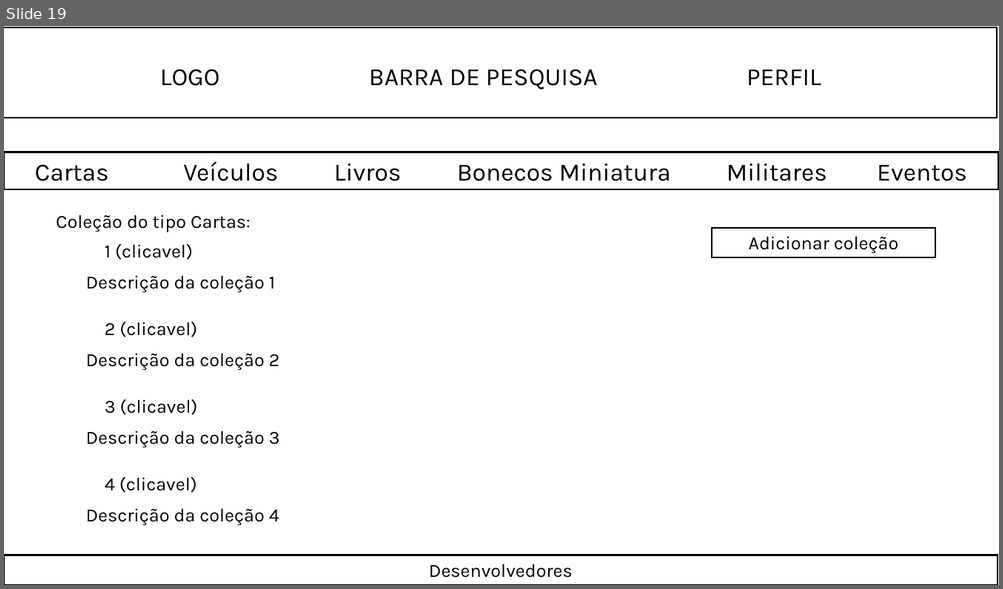
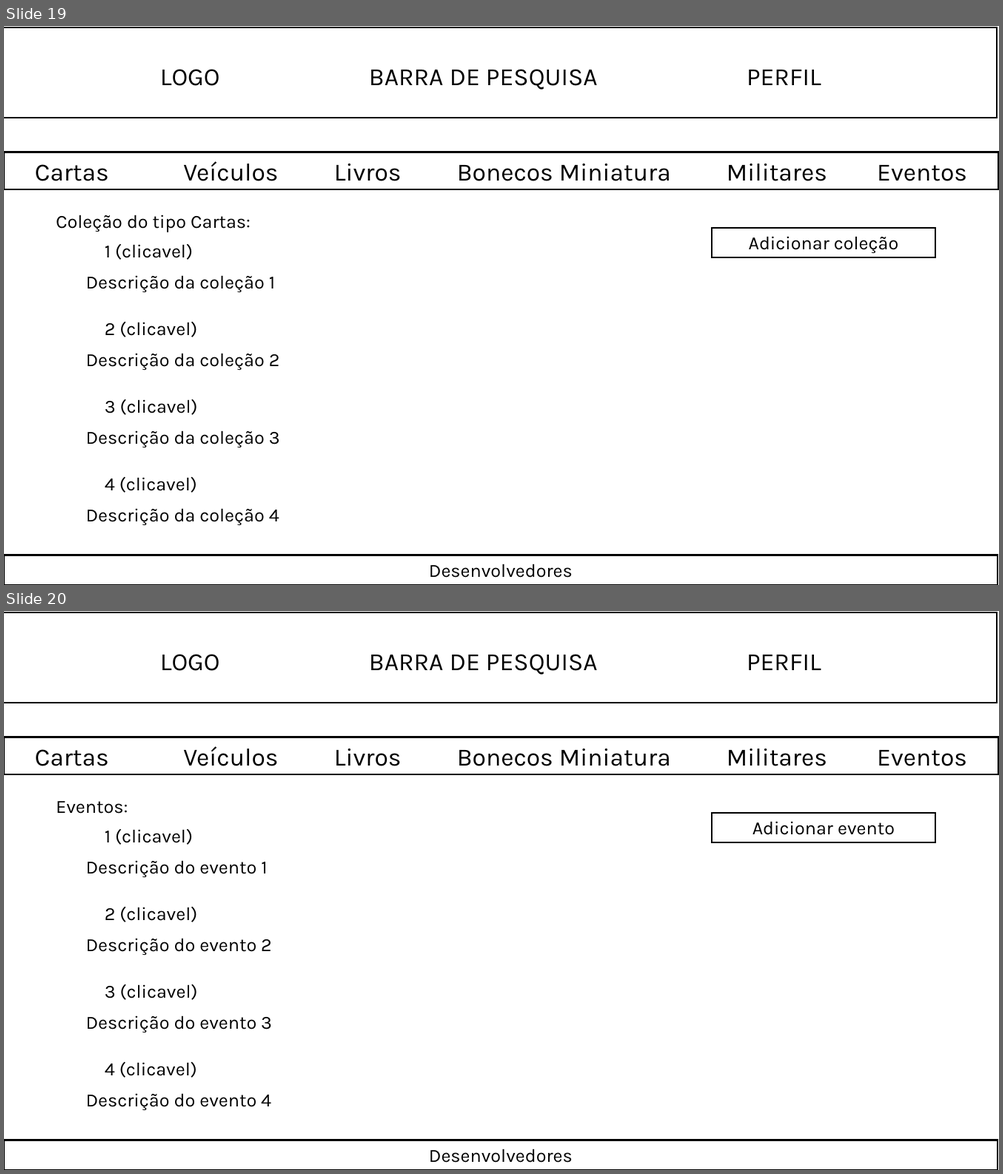
Before and after one commit to diogo-tavares/EIS_2526-G2_MEEC, a slide deck: SIE_mockups.pptx. Shown one above the other, each under a label of ours: slide 19 before the commit, slides 19 and 20 after it. The pictures are 1003x589 and 1003x1174 pixels, drawn with LibreOffice and Linux fonts; fonts in the diff are those of the drawing. Boxes give left, top, right and bottom in pixels: in the first picture for what was removed or moved away, otherwise in the second. Text is boxed around its words. In the diff, an @@ line names an element or a change of style, - is before the commit and + after.

```diff
--- a/SIE_mockups.pptx
+++ b/SIE_mockups.pptx
@@ slide 20 added at (4,611,999,1170), background #FFFFFF @@
@@ rectangle added at (4,612,996,703), fill #FFFFFF, outline #000000 1.5 pt, 24 pt, text #000000 @@
+LOGO BARRA DE PESQUISA PERFIL
@@ rectangle added at (4,737,998,775), fill #FFFFFF, outline #000000 1.5 pt, 24 pt, text #000000 @@
+Cartas Veículos Livros Bonecos Miniatura Militares Eventos
@@ text added at (56,801,128,814), 18 pt, text #000000 @@
+Eventos:
@@ text added at (86,829,272,1111), 18 pt, text #000000 @@
+1 (clicavel)
+Descrição do evento 1
+2 (clicavel)
+Descrição do evento 2
+3 (clicavel)
+Descrição do evento 3
+4 (clicavel)
+Descrição do evento 4
@@ rectangle added at (711,813,935,843), fill #FFFFFF, outline #000000 1.5 pt, 18 pt, text #000000 @@
+Adicionar evento
@@ rectangle added at (4,1141,998,1170), fill #FFFFFF, outline #000000 1.5 pt, 18 pt, text #000000 @@
+Desenvolvedores
```
Also in this commit, not shown: 18 other files.
